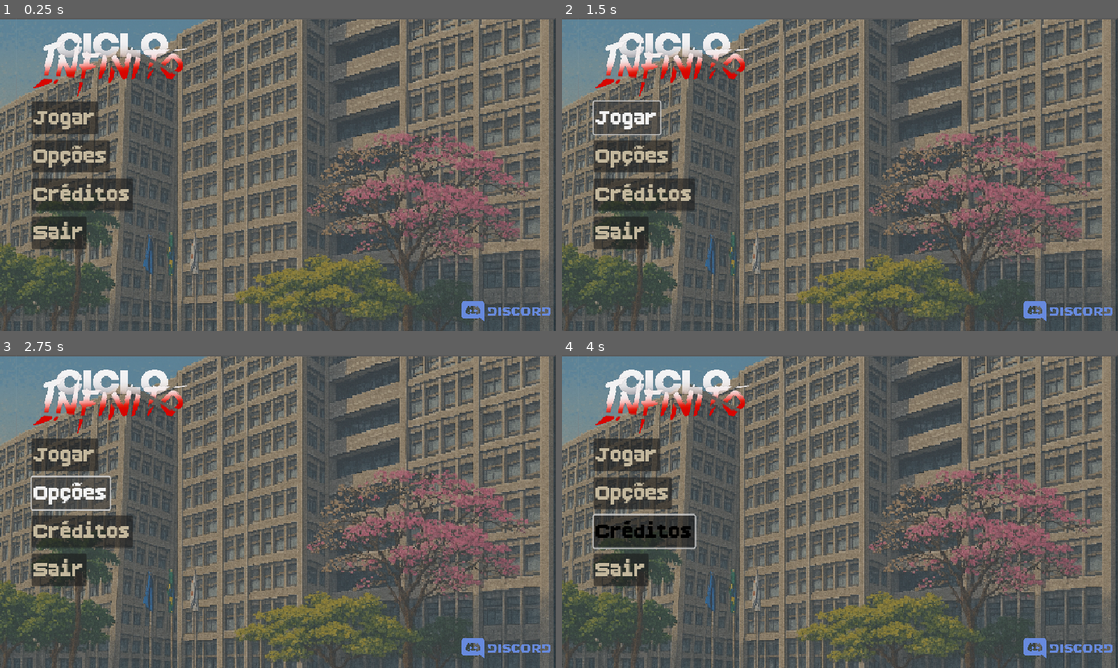
Above: before the commit, frames 1-4 (two rows, left to right).
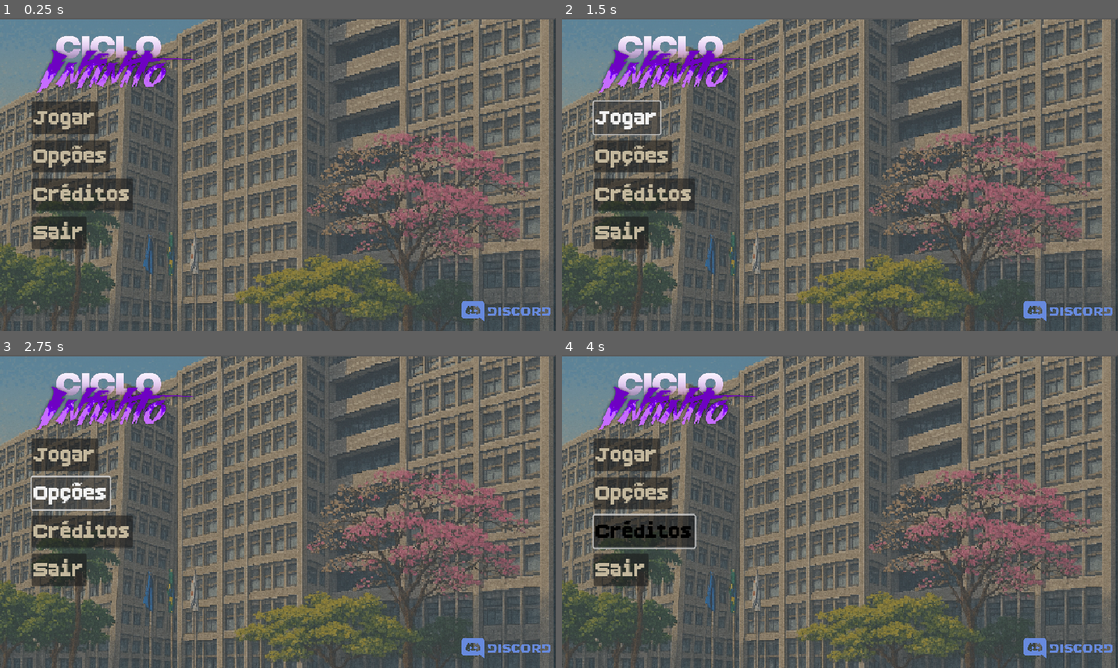
Above: after the commit, the same moments.

Repository: Clique33/Gamelab-Fractal-Team
Game: Godot game, scene res://scene/MainMenu.tscn
The game is run twice, just before and just after one commit, with the same random seed, the same clock (stepped at 60 frames per second) and the same inputs. The project has no main scene, so this scene is started directly.
Inputs (mouse positions are in pixels of both pictures, inside the frame that each line leads up to):
- Up to frame 1 (0.25 s): no input
- Up to frame 2 (1.5 s): click "Jogar" at 0.5 s; click "Jogar" at 1.25 s
- Up to frame 3 (2.75 s): click "Opções" at 2 s
- Up to frame 4 (4 s): click "Créditos" at 2.75 s; tap Enter at 3.5 s; move the mouse to (962, 495) at 3.52 s; hold D (run_right) from 3.53 s (still down); click (962, 495) at 3.6 s

The runs differ from the first frame. In frame 1, 2.9% of the frame differs, in the area x 6-35%, y 4-26%; in frame 2, 2.9%; in frame 3, 2.9%; in frame 4, 2.9%.

Commit message:
Mudança de logo
Logo foi mudado de vermelho para roxo

Diff:
--- a/ciclo_infinito/scene/MainMenu.tscn
+++ b/ciclo_infinito/scene/MainMenu.tscn
@@ -1,7 +1,7 @@
 [gd_scene load_steps=6 format=3 uid="uid://downt2rxxaqaf"]
 
 [ext_resource type="Texture2D" uid="uid://n6opr2ssjnv5" path="res://imagens/ChatGPT_Image_28_de_set._de_2025_16_15_08.png" id="1_iwfq2"]
-[ext_resource type="Texture2D" uid="uid://bnanqqh6g2up0" path="res://imagens/ciclo_infinito.png" id="2_7r1g0"]
+[ext_resource type="Texture2D" uid="uid://cp1sh8hqy8ani" path="res://imagens/CICLO_TRANSPARENTE.png" id="2_tf3dk"]
 [ext_resource type="FontFile" uid="uid://dboxkasdapd73" path="res://Fontes/BoldPixels.ttf" id="3_cqjrg"]
 [ext_resource type="Texture2D" uid="uid://cutt1kh3xr6q" path="res://imagens/logo-discord-1024.png" id="4_e2xy7"]
 [ext_resource type="Script" path="res://discord_button.gd" id="5_fimr5"]
@@ -29,11 +29,11 @@
 
 [node name="TextureRect" type="TextureRect" parent="."]
 layout_mode = 0
-offset_left = -27.0
-offset_top = -52.0
-offset_right = 437.0
-offset_bottom = 204.0
-texture = ExtResource("2_7r1g0")
+offset_left = 7.0
+offset_top = -19.0
+offset_right = 371.0
+offset_bottom = 181.0
+texture = ExtResource("2_tf3dk")
 expand_mode = 1
 
 [node name="VBoxContainer" type="VBoxContainer" parent="."]
Binary file added: ciclo_infinito/imagens/CICLO_TRANSPARENTE.png
Not shown, added: ciclo_infinito/imagens/CICLO_TRANSPARENTE.png.import
